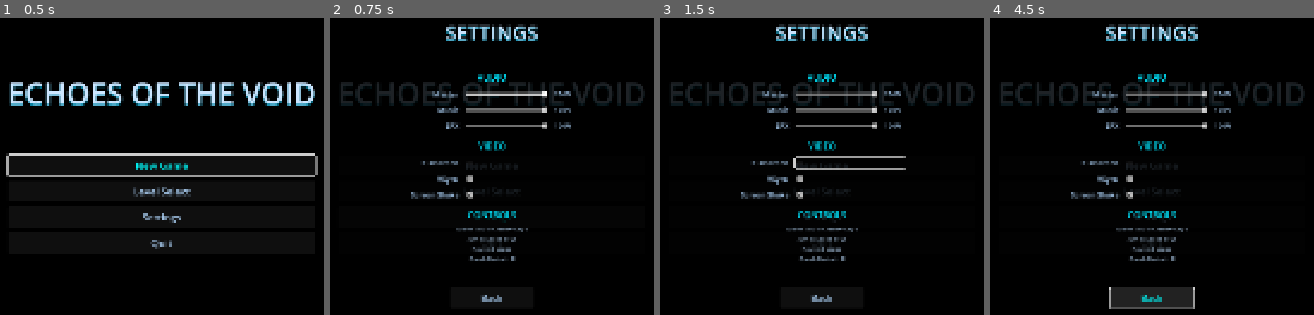
Above: before the commit, frames 1-4 (left to right).
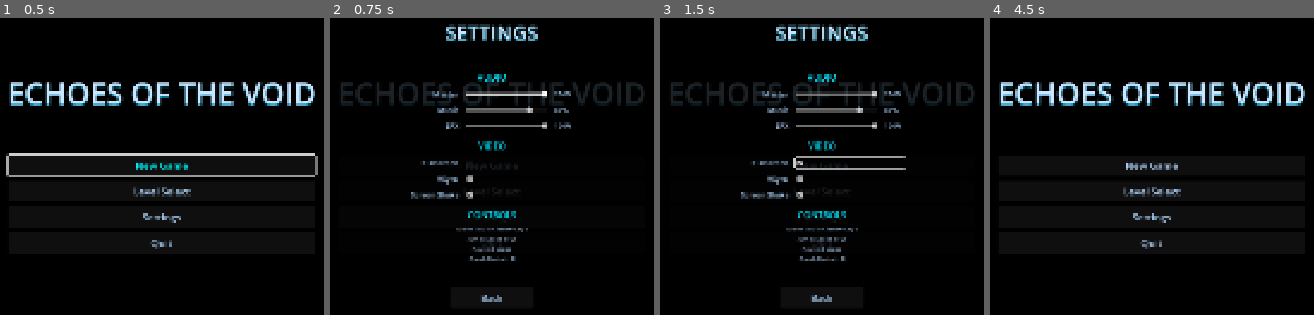
Above: after the commit, the same moments.

Repository: MasuRii/echoes-of-the-void
Game: Godot game, scene res://scenes/ui/main_menu.tscn
Two runs of this game, one before a commit and one after it. Both use one fixed random seed, a clock stepped at 60 frames per second and the inputs below. Before the commit the project has no main scene; this scene is started directly in both runs. Sound files missing from this copy of the repository are replaced by a short silence.
Inputs (mouse positions are in pixels of both pictures, inside the frame that each line leads up to):
- Up to frame 1 (0.5 s): no input
- Up to frame 2 (0.75 s): click "Settings" at 0.5 s
- Up to frame 3 (1.5 s): click "New Game" at 1.25 s
- Up to frame 4 (4.5 s): click "New Game" at 2 s; click "Level Select" at 2.75 s; click (1181, 178) at 3.52 s; click (1152, 297) at 4.25 s, where only the run after the commit has a clickable "Back"

Frame 1 is identical in both runs. In frame 2, 0.2% of the frame differs, in the area x 60-75%, y 29-32%; in frame 3, 0.2%; in frame 4, 11%, in the area x 2-98%, y 2-98%.

Commit message:
ContinueRalph5

Diff:
--- /dev/null
+++ b/default_bus_layout.tres
@@ -0,0 +1,15 @@
+[gd_resource type="AudioBusLayout" format=3 uid="uid://audio_bus_layout"]
+
+[resource]
+bus/1/name = &"Music"
+bus/1/solo = false
+bus/1/mute = false
+bus/1/bypass_fx = false
+bus/1/volume_db = 0.0
+bus/1/send = &"Master"
+bus/2/name = &"SFX"
+bus/2/solo = false
+bus/2/mute = false
+bus/2/bypass_fx = false
+bus/2/volume_db = 0.0
+bus/2/send = &"Master"
--- a/project.godot
+++ b/project.godot
@@ -11,8 +11,13 @@
 [application]
 
 config/name="Echoes of the Void"
+run/main_scene="res://scenes/ui/main_menu.tscn"
 config/features=PackedStringArray("4.5", "Forward Plus")
 config/icon="res://icon.svg"
+
+[audio]
+
+buses/default_bus_layout="res://default_bus_layout.tres"
 
 [display]
 
--- a/scenes/collectibles/echo_crystal.tscn
+++ b/scenes/collectibles/echo_crystal.tscn
@@ -1,6 +1,9 @@
-[gd_scene load_steps=8 format=3 uid="uid://cechocrystalcol"]
+[gd_scene load_steps=10 format=3 uid="uid://cechocrystalcol"]
 
 [ext_resource type="Script" path="res://scenes/collectibles/echo_crystal.gd" id="1_echocrystal"]
+
+[sub_resource type="PlaceholderTexture2D" id="PlaceholderTexture2D_crystal"]
+size = Vector2(32, 32)
 
 [sub_resource type="Gradient" id="Gradient_light"]
 colors = PackedColorArray(1, 1, 1, 1, 1, 1, 1, 0)
@@ -65,6 +68,12 @@
 "values": [Color(0, 1, 1, 1)]
 }
 
+[sub_resource type="AnimationLibrary" id="AnimationLibrary_crystal"]
+_data = {
+&"RESET": SubResource("Animation_RESET"),
+&"idle": SubResource("Animation_idle")
+}
+
 [node name="EchoCrystal" type="Area2D" groups=["collectibles", "echo_crystals"]]
 collision_layer = 16
 collision_mask = 1
@@ -73,13 +82,14 @@
 [node name="Sprite2D" type="Sprite2D" parent="."]
 modulate = Color(0, 1, 1, 1)
 scale = Vector2(0.8, 0.8)
+texture = SubResource("PlaceholderTexture2D_crystal")
 
 [node name="CollisionShape2D" type="CollisionShape2D" parent="."]
 shape = SubResource("CircleShape2D_collect")
 
 [node name="AnimationPlayer" type="AnimationPlayer" parent="."]
 libraries = {
-"": null
+&"": SubResource("AnimationLibrary_crystal")
 }
 
 [node name="AudioStreamPlayer2D" type="AudioStreamPlayer2D" parent="."]
--- a/scenes/collectibles/light_shard.tscn
+++ b/scenes/collectibles/light_shard.tscn
@@ -1,6 +1,9 @@
-[gd_scene load_steps=7 format=3 uid="uid://clightshardcoll"]
+[gd_scene load_steps=9 format=3 uid="uid://clightshardcoll"]
 
 [ext_resource type="Script" path="res://scenes/collectibles/light_shard.gd" id="1_lightshard"]
+
+[sub_resource type="PlaceholderTexture2D" id="PlaceholderTexture2D_shard"]
+size = Vector2(24, 24)
 
 [sub_resource type="Gradient" id="Gradient_light"]
 colors = PackedColorArray(1, 1, 1, 1, 1, 1, 1, 0)
@@ -45,6 +48,11 @@
 "values": [Color(1, 1, 1, 1), Color(0.7, 0.9, 1, 1), Color(1, 1, 1, 1)]
 }
 
+[sub_resource type="AnimationLibrary" id="AnimationLibrary_shard"]
+_data = {
+&"idle": SubResource("Animation_idle")
+}
+
 [node name="LightShard" type="Area2D" groups=["collectibles", "light_shards"]]
 collision_layer = 16
 collision_mask = 1
@@ -53,13 +61,14 @@
 [node name="Sprite2D" type="Sprite2D" parent="."]
 modulate = Color(0.9, 1, 1, 1)
 scale = Vector2(0.5, 0.5)
+texture = SubResource("PlaceholderTexture2D_shard")
 
 [node name="CollisionShape2D" type="CollisionShape2D" parent="."]
 shape = SubResource("CircleShape2D_collect")
 
 [node name="AnimationPlayer" type="AnimationPlayer" parent="."]
 libraries = {
-"": null
+&"": SubResource("AnimationLibrary_shard")
 }
 
 [node name="AudioStreamPlayer2D" type="AudioStreamPlayer2D" parent="."]
--- a/scenes/enemies/mirror_guard/mirror_guard.tscn
+++ b/scenes/enemies/mirror_guard/mirror_guard.tscn
@@ -1,8 +1,11 @@
-[gd_scene load_steps=9 format=3 uid="uid://dmirrorguard01"]
+[gd_scene load_steps=10 format=3 uid="uid://dmirrorguard01"]
 
 [ext_resource type="Script" path="res://scenes/enemies/mirror_guard/mirror_guard.gd" id="1_enemy"]
 [ext_resource type="Script" path="res://scripts/components/health_component.gd" id="2_health"]
 [ext_resource type="Script" path="res://scripts/components/hitbox_component.gd" id="3_hitbox"]
+
+[sub_resource type="PlaceholderTexture2D" id="PlaceholderTexture2D_guard"]
+size = Vector2(16, 32)
 
 [sub_resource type="Animation" id="Animation_idle"]
 resource_name = "idle"
@@ -84,9 +87,11 @@
 detection_radius = 150.0
 
 [node name="Sprite2D" type="Sprite2D" parent="."]
+modulate = Color(0.8, 0.8, 1, 1)
 position = Vector2(0, -16)
 scale = Vector2(1, 2)
 texture_filter = 1
+texture = SubResource("PlaceholderTexture2D_guard")
 
 [node name="CollisionShape2D" type="CollisionShape2D" parent="."]
 position = Vector2(0, -16)
--- a/scenes/enemies/pulse_orb/pulse_orb.tscn
+++ b/scenes/enemies/pulse_orb/pulse_orb.tscn
@@ -1,8 +1,11 @@
-[gd_scene load_steps=11 format=3 uid="uid://dpulseorb001"]
+[gd_scene load_steps=12 format=3 uid="uid://dpulseorb001"]
 
 [ext_resource type="Script" path="res://scenes/enemies/pulse_orb/pulse_orb.gd" id="1_enemy"]
 [ext_resource type="Script" path="res://scripts/components/health_component.gd" id="2_health"]
 [ext_resource type="Script" path="res://scripts/components/hitbox_component.gd" id="3_hitbox"]
+
+[sub_resource type="PlaceholderTexture2D" id="PlaceholderTexture2D_orb"]
+size = Vector2(24, 24)
 
 [sub_resource type="CircleShape2D" id="CircleShape2D_body"]
 radius = 12.0
@@ -116,9 +119,11 @@
 light_pulse_frequency = 3.0
 
 [node name="Sprite2D" type="Sprite2D" parent="."]
+modulate = Color(0, 1, 1, 1)
 material = SubResource("CanvasItemMaterial_glow")
 scale = Vector2(1.5, 1.5)
 texture_filter = 1
+texture = SubResource("PlaceholderTexture2D_orb")
 
 [node name="CollisionShape2D" type="CollisionShape2D" parent="."]
 shape = SubResource("CircleShape2D_body")
--- a/scenes/enemies/shadow_crawler/shadow_crawler.tscn
+++ b/scenes/enemies/shadow_crawler/shadow_crawler.tscn
@@ -1,8 +1,11 @@
-[gd_scene load_steps=8 format=3 uid="uid://cx7j2qsmd4ypf"]
+[gd_scene load_steps=9 format=3 uid="uid://cx7j2qsmd4ypf"]
 
 [ext_resource type="Script" path="res://scenes/enemies/shadow_crawler/shadow_crawler.gd" id="1_enemy"]
 [ext_resource type="Script" path="res://scripts/components/health_component.gd" id="2_health"]
 [ext_resource type="Script" path="res://scripts/components/hitbox_component.gd" id="3_hitbox"]
+
+[sub_resource type="PlaceholderTexture2D" id="PlaceholderTexture2D_crawler"]
+size = Vector2(20, 16)
 
 [sub_resource type="Animation" id="Animation_walk"]
 resource_name = "walk"
@@ -78,9 +81,11 @@
 move_speed = 80.0
 
 [node name="Sprite2D" type="Sprite2D" parent="."]
+modulate = Color(0.5, 0.2, 0.5, 1)
 position = Vector2(0, -8)
 scale = Vector2(1.25, 1)
 texture_filter = 1
+texture = SubResource("PlaceholderTexture2D_crawler")
 
 [node name="CollisionShape2D" type="CollisionShape2D" parent="."]
 position = Vector2(0, -8)
--- a/scenes/levels/level_01_awakening.tscn
+++ b/scenes/levels/level_01_awakening.tscn
@@ -9,6 +9,9 @@
 [sub_resource type="RectangleShape2D" id="RectangleShape2D_exit"]
 size = Vector2(64, 96)
 
+[sub_resource type="Gradient" id="Gradient_ambient"]
+colors = PackedColorArray(1, 1, 1, 1, 1, 1, 1, 0)
+
 [sub_resource type="GradientTexture2D" id="GradientTexture2D_ambient"]
 gradient = SubResource("Gradient_ambient")
 width = 256
@@ -16,9 +19,6 @@
 fill = 1
 fill_from = Vector2(0.5, 0.5)
 fill_to = Vector2(0.5, 0)
-
-[sub_resource type="Gradient" id="Gradient_ambient"]
-colors = PackedColorArray(1, 1, 1, 1, 1, 1, 1, 0)
 
 [node name="Level01Awakening" type="Node2D"]
 script = ExtResource("1_level_base")
--- a/scenes/levels/level_02_fractured_paths.tscn
+++ b/scenes/levels/level_02_fractured_paths.tscn
@@ -11,6 +11,9 @@
 [sub_resource type="RectangleShape2D" id="RectangleShape2D_exit"]
 size = Vector2(64, 96)
 
+[sub_resource type="Gradient" id="Gradient_ambient"]
+colors = PackedColorArray(1, 1, 1, 1, 1, 1, 1, 0)
+
 [sub_resource type="GradientTexture2D" id="GradientTexture2D_ambient"]
 gradient = SubResource("Gradient_ambient")
 width = 256
@@ -19,8 +22,13 @@
 fill_from = Vector2(0.5, 0.5)
 fill_to = Vector2(0.5, 0)
 
-[sub_resource type="Gradient" id="Gradient_ambient"]
-colors = PackedColorArray(1, 1, 1, 1, 1, 1, 1, 0)
+[sub_resource type="GradientTexture2D" id="GradientTexture2D_ambient"]
+gradient = SubResource("Gradient_ambient")
+width = 256
+height = 256
+fill = 1
+fill_from = Vector2(0.5, 0.5)
+fill_to = Vector2(0.5, 0)
 
 [node name="Level02FracturedPaths" type="Node2D"]
 script = ExtResource("1_level_base")
--- a/scenes/levels/level_03_mirrors_edge.tscn
+++ b/scenes/levels/level_03_mirrors_edge.tscn
@@ -12,6 +12,9 @@
 [sub_resource type="RectangleShape2D" id="RectangleShape2D_exit"]
 size = Vector2(64, 96)
 
+[sub_resource type="Gradient" id="Gradient_ambient"]
+colors = PackedColorArray(1, 1, 1, 1, 1, 1, 1, 0)
+
 [sub_resource type="GradientTexture2D" id="GradientTexture2D_ambient"]
 gradient = SubResource("Gradient_ambient")
 width = 256
@@ -20,8 +23,13 @@
 fill_from = Vector2(0.5, 0.5)
 fill_to = Vector2(0.5, 0)
 
-[sub_resource type="Gradient" id="Gradient_ambient"]
-colors = PackedColorArray(1, 1, 1, 1, 1, 1, 1, 0)
+[sub_resource type="GradientTexture2D" id="GradientTexture2D_ambient"]
+gradient = SubResource("Gradient_ambient")
+width = 256
+height = 256
+fill = 1
+fill_from = Vector2(0.5, 0.5)
+fill_to = Vector2(0.5, 0)
 
 [node name="Level03MirrorsEdge" type="Node2D"]
 script = ExtResource("1_level_base")
--- a/scenes/levels/level_04_collapse.tscn
+++ b/scenes/levels/level_04_collapse.tscn
@@ -15,6 +15,9 @@
 [sub_resource type="RectangleShape2D" id="RectangleShape2D_exit"]
 size = Vector2(64, 96)
 
+[sub_resource type="Gradient" id="Gradient_ambient"]
+colors = PackedColorArray(1, 1, 1, 1, 1, 1, 1, 0)
+
 [sub_resource type="GradientTexture2D" id="GradientTexture2D_ambient"]
 gradient = SubResource("Gradient_ambient")
 width = 256
@@ -23,8 +26,13 @@
 fill_from = Vector2(0.5, 0.5)
 fill_to = Vector2(0.5, 0)
 
-[sub_resource type="Gradient" id="Gradient_ambient"]
-colors = PackedColorArray(1, 1, 1, 1, 1, 1, 1, 0)
+[sub_resource type="GradientTexture2D" id="GradientTexture2D_ambient"]
+gradient = SubResource("Gradient_ambient")
+width = 256
+height = 256
+fill = 1
+fill_from = Vector2(0.5, 0.5)
+fill_to = Vector2(0.5, 0)
 
 [node name="Level04Collapse" type="Node2D"]
 script = ExtResource("1_level_base")
--- a/scenes/levels/level_05_last_echo.tscn
+++ b/scenes/levels/level_05_last_echo.tscn
@@ -19,6 +19,9 @@
 [sub_resource type="RectangleShape2D" id="RectangleShape2D_finale"]
 size = Vector2(256, 64)
 
+[sub_resource type="Gradient" id="Gradient_ambient"]
+colors = PackedColorArray(1, 1, 1, 1, 1, 1, 1, 0)
+
 [sub_resource type="GradientTexture2D" id="GradientTexture2D_ambient"]
 gradient = SubResource("Gradient_ambient")
 width = 256
@@ -26,9 +29,6 @@
 fill = 1
 fill_from = Vector2(0.5, 0.5)
 fill_to = Vector2(0.5, 0)
-
-[sub_resource type="Gradient" id="Gradient_ambient"]
-colors = PackedColorArray(1, 1, 1, 1, 1, 1, 1, 0)
 
 [node name="Level05LastEcho" type="Node2D"]
 script = ExtResource("1_level_base")
--- a/scenes/levels/level_base.gd
+++ b/scenes/levels/level_base.gd
@@ -263,10 +263,10 @@
 	# Change to paused state
 	game_manager.change_state(game_manager.GameState.PAUSED)
 
-	# Instantiate and show pause menu
+	# Instantiate and show pause menu (now wrapped in CanvasLayer)
 	var pause_menu_scene: PackedScene = preload("res://scenes/ui/pause_menu.tscn")
-	var pause_menu: Control = pause_menu_scene.instantiate()
-	add_child(pause_menu)
+	var pause_menu_layer: CanvasLayer = pause_menu_scene.instantiate()
+	add_child(pause_menu_layer)
 
 
 ## Manually set camera limits (useful for scrolling levels).
--- a/scenes/objects/checkpoint.tscn
+++ b/scenes/objects/checkpoint.tscn
@@ -1,6 +1,9 @@
-[gd_scene load_steps=8 format=3 uid="uid://ccheckpointobj"]
+[gd_scene load_steps=9 format=3 uid="uid://ccheckpointobj"]
 
 [ext_resource type="Script" path="res://scenes/objects/checkpoint.gd" id="1_checkpoint"]
+
+[sub_resource type="PlaceholderTexture2D" id="PlaceholderTexture2D_checkpoint"]
+size = Vector2(16, 64)
 
 [sub_resource type="Gradient" id="Gradient_light"]
 colors = PackedColorArray(1, 1, 1, 1, 1, 1, 1, 0)
@@ -60,6 +63,7 @@
 modulate = Color(0.3, 0.3, 0.3, 1)
 position = Vector2(0, -32)
 scale = Vector2(0.5, 1)
+texture = SubResource("PlaceholderTexture2D_checkpoint")
 
 [node name="CollisionShape2D" type="CollisionShape2D" parent="."]
 position = Vector2(0, -32)
--- a/scenes/player/player.tscn
+++ b/scenes/player/player.tscn
@@ -11,6 +11,9 @@
 [ext_resource type="Script" path="res://scenes/player/states/wall_slide_state.gd" id="9_wall_slide"]
 [ext_resource type="Script" path="res://scenes/player/states/death_state.gd" id="10_death"]
 [ext_resource type="Script" path="res://scripts/components/screen_shake.gd" id="11_screen_shake"]
+
+[sub_resource type="PlaceholderTexture2D" id="PlaceholderTexture2D_player"]
+size = Vector2(32, 32)
 
 [sub_resource type="Animation" id="Animation_idle"]
 resource_name = "idle"
@@ -232,8 +235,10 @@
 script = ExtResource("1_player")
 
 [node name="Sprite2D" type="Sprite2D" parent="."]
+modulate = Color(0, 1, 1, 1)
 position = Vector2(0, -16)
 scale = Vector2(0.5, 1)
+texture = SubResource("PlaceholderTexture2D_player")
 
 [node name="CollisionShape2D" type="CollisionShape2D" parent="."]
 position = Vector2(0, -16)
--- a/scenes/ui/pause_menu.gd
+++ b/scenes/ui/pause_menu.gd
@@ -12,13 +12,19 @@
 @onready var settings_button: Button = $PanelContainer/VBoxContainer/MenuButtons/SettingsButton
 @onready var main_menu_button: Button = $PanelContainer/VBoxContainer/MenuButtons/MainMenuButton
 
+# Reference to the CanvasLayer parent (for cleanup)
+var _canvas_layer: CanvasLayer = null
+
 # Main menu path constant
 const MAIN_MENU_PATH: String = "res://scenes/ui/main_menu.tscn"
 
 
 func _ready() -> void:
 	# This menu should work even when the game is paused
-	process_mode = Node.PROCESS_MODE_WHEN_PAUSED
+	process_mode = Node.PROCESS_MODE_ALWAYS
+
+	# Store reference to canvas layer parent for cleanup
+	_canvas_layer = get_parent() as CanvasLayer
 
 	# Get autoload references
 	_game_manager = get_node_or_null("/root/GameManager")
@@ -53,8 +59,11 @@
 	if _game_manager:
 		_game_manager.change_state(_game_manager.GameState.PLAYING)
 
-	# Hide and free this menu
-	queue_free()
+	# Hide and free the canvas layer (which includes this menu)
+	if _canvas_layer:
+		_canvas_layer.queue_free()
+	else:
+		queue_free()
 
 
 func _on_restart_pressed() -> void:
@@ -67,8 +76,11 @@
 	if _game_manager:
 		_game_manager.restart_level()
 
-	# Free the pause menu
-	queue_free()
+	# Free the canvas layer (which includes pause menu)
+	if _canvas_layer:
+		_canvas_layer.queue_free()
+	else:
+		queue_free()
 
 
 func _on_settings_pressed() -> void:
--- a/scenes/ui/pause_menu.tscn
+++ b/scenes/ui/pause_menu.tscn
@@ -2,7 +2,10 @@
 
 [ext_resource type="Script" path="res://scenes/ui/pause_menu.gd" id="1_pause_menu"]
 
-[node name="PauseMenu" type="Control"]
+[node name="PauseMenuLayer" type="CanvasLayer"]
+layer = 100
+
+[node name="PauseMenu" type="Control" parent="."]
 layout_mode = 3
 anchors_preset = 15
 anchor_right = 1.0
@@ -11,16 +14,17 @@
 grow_vertical = 2
 script = ExtResource("1_pause_menu")
 
-[node name="DarkOverlay" type="ColorRect" parent="."]
+[node name="DarkOverlay" type="ColorRect" parent="PauseMenu"]
 layout_mode = 1
 anchors_preset = 15
 anchor_right = 1.0
 anchor_bottom = 1.0
 grow_horizontal = 2
 grow_vertical = 2
+mouse_filter = 0
 color = Color(0, 0, 0, 0.7)
 
-[node name="PanelContainer" type="CenterContainer" parent="."]
+[node name="PanelContainer" type="CenterContainer" parent="PauseMenu"]
 layout_mode = 1
 anchors_preset = 15
 anchor_right = 1.0
@@ -28,11 +32,11 @@
 grow_horizontal = 2
 grow_vertical = 2
 
-[node name="VBoxContainer" type="VBoxContainer" parent="PanelContainer"]
+[node name="VBoxContainer" type="VBoxContainer" parent="PauseMenu/PanelContainer"]
 layout_mode = 2
 theme_override_constants/separation = 30
 
-[node name="PausedLabel" type="Label" parent="PanelContainer/VBoxContainer"]
+[node name="PausedLabel" type="Label" parent="PauseMenu/PanelContainer/VBoxContainer"]
 layout_mode = 2
 theme_override_colors/font_color = Color(0.8, 0.9, 1, 1)
 theme_override_colors/font_shadow_color = Color(0, 0.8, 1, 0.4)
@@ -43,17 +47,18 @@
 horizontal_alignment = 1
 vertical_alignment = 1
 
-[node name="Spacer" type="Control" parent="PanelContainer/VBoxContainer"]
+[node name="Spacer" type="Control" parent="PauseMenu/PanelContainer/VBoxContainer"]
 custom_minimum_size = Vector2(0, 15)
 layout_mode = 2
 
-[node name="MenuButtons" type="VBoxContainer" parent="PanelContainer/VBoxContainer"]
+[node name="MenuButtons" type="VBoxContainer" parent="PauseMenu/PanelContainer/VBoxContainer"]
 layout_mode = 2
 theme_override_constants/separation = 10
 
-[node name="ResumeButton" type="Button" parent="PanelContainer/VBoxContainer/MenuButtons"]
+[node name="ResumeButton" type="Button" parent="PauseMenu/PanelContainer/VBoxContainer/MenuButtons"]
 custom_minimum_size = Vector2(260, 48)
 layout_mode = 2
+focus_mode = 2
 theme_override_colors/font_color = Color(0.7, 0.85, 1, 1)
 theme_override_colors/font_hover_color = Color(0, 1, 1, 1)
 theme_override_colors/font_focus_color = Color(0, 1, 1, 1)
@@ -61,9 +66,10 @@
 theme_override_font_sizes/font_size = 22
 text = "Resume"
 
-[node name="RestartButton" type="Button" parent="PanelContainer/VBoxContainer/MenuButtons"]
+[node name="RestartButton" type="Button" parent="PauseMenu/PanelContainer/VBoxContainer/MenuButtons"]
 custom_minimum_size = Vector2(260, 48)
 layout_mode = 2
+focus_mode = 2
 theme_override_colors/font_color = Color(0.7, 0.85, 1, 1)
 theme_override_colors/font_hover_color = Color(0, 1, 1, 1)
 theme_override_colors/font_focus_color = Color(0, 1, 1, 1)
@@ -71,9 +77,10 @@
 theme_override_font_sizes/font_size = 22
 text = "Restart Level"
 
-[node name="SettingsButton" type="Button" parent="PanelContainer/VBoxContainer/MenuButtons"]
+[node name="SettingsButton" type="Button" parent="PauseMenu/PanelContainer/VBoxContainer/MenuButtons"]
 custom_minimum_size = Vector2(260, 48)
 layout_mode = 2
+focus_mode = 2
 theme_override_colors/font_color = Color(0.7, 0.85, 1, 1)
 theme_override_colors/font_hover_color = Color(0, 1, 1, 1)
 theme_override_colors/font_focus_color = Color(0, 1, 1, 1)
@@ -81,9 +88,10 @@
 theme_override_font_sizes/font_size = 22
 text = "Settings"
 
-[node name="MainMenuButton" type="Button" parent="PanelContainer/VBoxContainer/MenuButtons"]
+[node name="MainMenuButton" type="Button" parent="PauseMenu/PanelContainer/VBoxContainer/MenuButtons"]
 custom_minimum_size = Vector2(260, 48)
 layout_mode = 2
+focus_mode = 2
 theme_override_colors/font_color = Color(0.7, 0.85, 1, 1)
 theme_override_colors/font_hover_color = Color(0, 1, 1, 1)
 theme_override_colors/font_focus_color = Color(0, 1, 1, 1)
--- a/scenes/ui/settings_menu.gd
+++ b/scenes/ui/settings_menu.gd
@@ -28,8 +28,8 @@
 
 
 func _ready() -> void:
-	# This menu should work even when the game is paused
-	process_mode = Node.PROCESS_MODE_WHEN_PAUSED
+	# This menu should work both when paused AND when not paused (e.g., from main menu)
+	process_mode = Node.PROCESS_MODE_ALWAYS
 
 	# Get autoload references
 	_audio_manager = get_node_or_null("/root/AudioManager")
--- a/scenes/ui/settings_menu.tscn
+++ b/scenes/ui/settings_menu.tscn
@@ -18,6 +18,7 @@
 anchor_bottom = 1.0
 grow_horizontal = 2
 grow_vertical = 2
+mouse_filter = 0
 color = Color(0, 0, 0, 0.85)
 
 [node name="CenterContainer" type="CenterContainer" parent="."]
@@ -81,9 +82,12 @@
 layout_mode = 2
 size_flags_horizontal = 3
 size_flags_vertical = 1
+focus_mode = 2
 min_value = 0.0
 max_value = 100.0
 value = 100.0
+step = 1.0
+ticks_on_borders = true
 
 [node name="ValueLabel" type="Label" parent="CenterContainer/VBoxContainer/SettingsContainer/AudioSection/MasterVolume"]
 custom_minimum_size = Vector2(50, 0)
@@ -113,9 +117,12 @@
 layout_mode = 2
 size_flags_horizontal = 3
 size_flags_vertical = 1
+focus_mode = 2
 min_value = 0.0
 max_value = 100.0
 value = 80.0
+step = 1.0
+ticks_on_borders = true
 
 [node name="ValueLabel" type="Label" parent="CenterContainer/VBoxContainer/SettingsContainer/AudioSection/MusicVolume"]
 custom_minimum_size = Vector2(50, 0)
@@ -145,9 +152,12 @@
 layout_mode = 2
 size_flags_horizontal = 3
 size_flags_vertical = 1
+focus_mode = 2
 min_value = 0.0
 max_value = 100.0
 value = 100.0
+step = 1.0
+ticks_on_borders = true
 
 [node name="ValueLabel" type="Label" parent="CenterContainer/VBoxContainer/SettingsContainer/AudioSection/SFXVolume"]
 custom_minimum_size = Vector2(50, 0)
@@ -186,6 +196,7 @@
 [node name="CheckBox" type="CheckBox" parent="CenterContainer/VBoxContainer/SettingsContainer/VideoSection/FullscreenToggle"]
 layout_mode = 2
 size_flags_horizontal = 3
+focus_mode = 2
 theme_override_colors/font_color = Color(0.7, 0.85, 1, 1)
 theme_override_colors/font_hover_color = Color(0, 1, 1, 1)
 theme_override_colors/font_focus_color = Color(0, 1, 1, 1)
@@ -208,6 +219,7 @@
 [node name="CheckBox" type="CheckBox" parent="CenterContainer/VBoxContainer/SettingsContainer/VideoSection/VSyncToggle"]
 layout_mode = 2
 size_flags_horizontal = 3
+focus_mode = 2
 theme_override_colors/font_color = Color(0.7, 0.85, 1, 1)
 theme_override_colors/font_hover_color = Color(0, 1, 1, 1)
 theme_override_colors/font_focus_color = Color(0, 1, 1, 1)
@@ -230,6 +242,7 @@
 [node name="CheckBox" type="CheckBox" parent="CenterContainer/VBoxContainer/SettingsContainer/VideoSection/ScreenShakeToggle"]
 layout_mode = 2
 size_flags_horizontal = 3
+focus_mode = 2
 theme_override_colors/font_color = Color(0.7, 0.85, 1, 1)
 theme_override_colors/font_hover_color = Color(0, 1, 1, 1)
 theme_override_colors/font_focus_color = Color(0, 1, 1, 1)
Not shown: 1 places in assets/tilesets/void_tileset.tres that only renumber resources
Not shown: 1 places in scenes/levels/level_01_awakening.tscn that only renumber resources
Not shown: 1 places in scenes/levels/level_02_fractured_paths.tscn that only renumber resources
Not shown: 1 places in scenes/levels/level_03_mirrors_edge.tscn that only renumber resources
Not shown: 1 places in scenes/levels/level_04_collapse.tscn that only renumber resources
Not shown: 1 places in scenes/levels/level_05_last_echo.tscn that only renumber resources
Not shown: 1 places in scenes/player/player.tscn that only renumber resources
Not shown, added: scenes/ui/game_complete.gd.uid
Not shown, changed: AGENTS.md
Not shown, changed: plan.md
